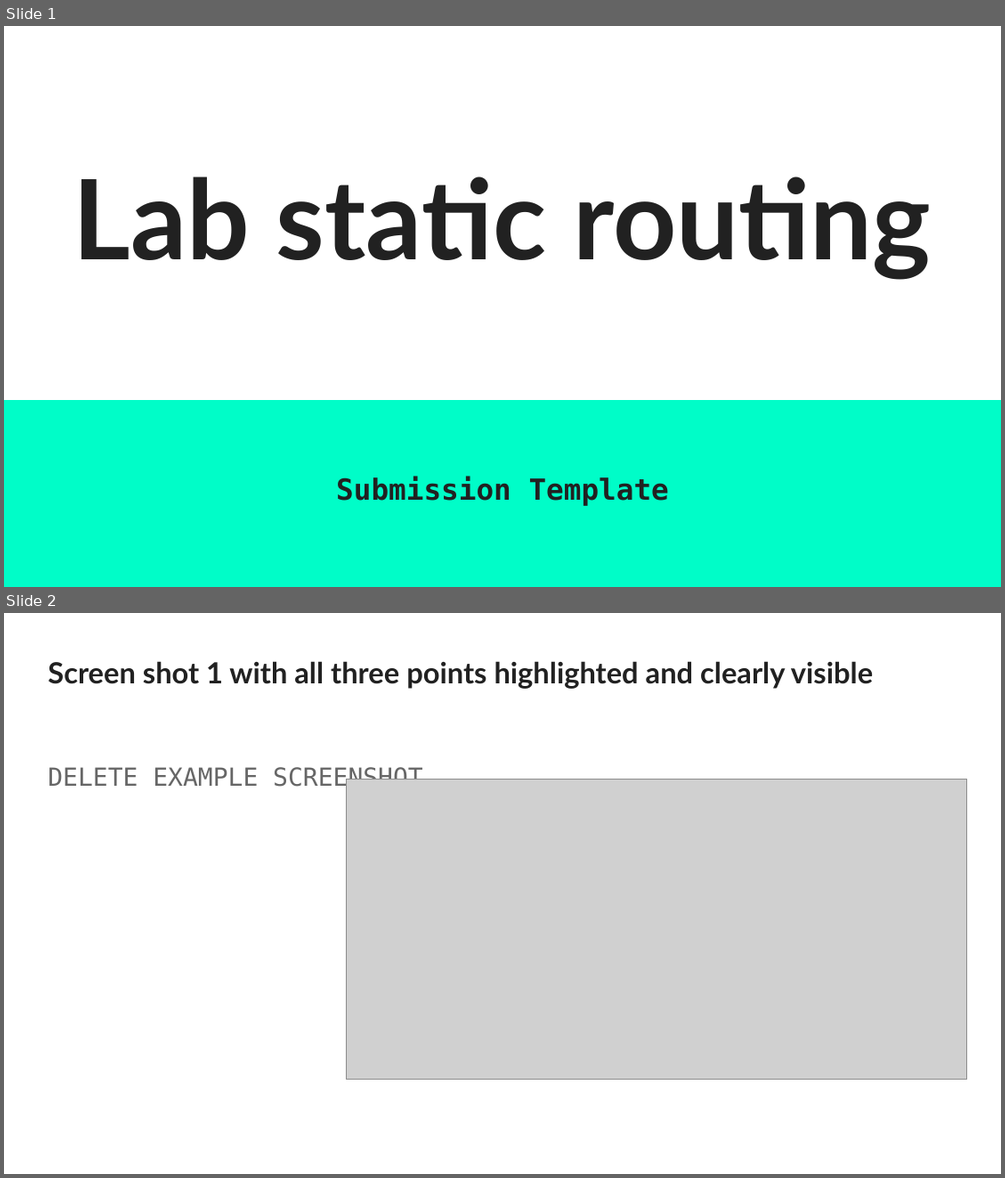
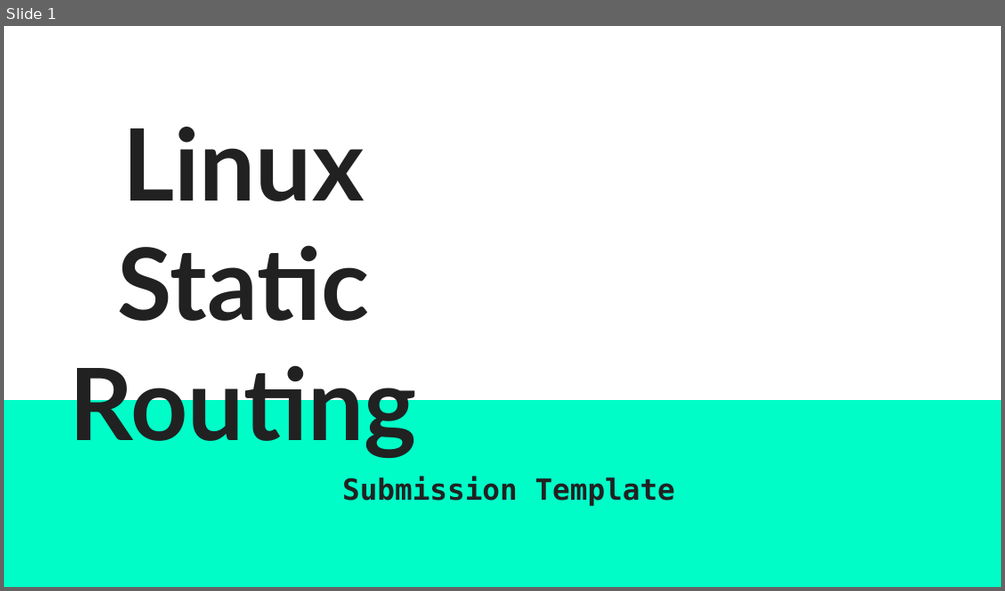
Before and after one commit to WikiSteve/networking-labs, a slide deck: labs/050-linux-static-routing/assets/Static routing SUBMISSION TEMPLATE.pptx. Shown one above the other, each under a label of ours: slides 1 and 2 before the commit, slide 1 after it. The pictures are 1005x1178 and 1005x591 pixels, drawn with LibreOffice and Linux fonts; fonts in the diff are those of the drawing; grey boxes stand for pictures. Boxes give left, top, right and bottom in pixels: in the first picture for what was removed or moved away, otherwise in the second. Text is boxed around its words. In the diff, an @@ line names an element or a change of style, - is before the commit and + after.

Commit message:
labs: align submission evidence and repair course navigation

```diff
--- a/labs/050-linux-static-routing/assets/Static routing SUBMISSION TEMPLATE.pptx
+++ b/labs/050-linux-static-routing/assets/Static routing SUBMISSION TEMPLATE.pptx
@@ slide 2 removed at [4,613,1001,1174], background #FFFFFF @@
@@ title removed at [48,661,873,689] @@
-Screen shot 1 with all three points highlighted and clearly visible
@@ text removed at [48,766,423,792] @@
-DELETE EXAMPLE SCREENSHOT
@@ picture removed at [347,779,967,1078] @@
@@ slide 1 changed as well @@
@@ title at [70,127,417,458]: text changed; size 80 to 72 pt @@
-Lab static routing
+Linux Static Routing
@@ subtitle "Submission Template" at [342,475,675,506]: indent changed @@
```
Also in this commit, not shown: 2 other slides changed, 1 slide added, 24 other files.
